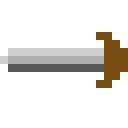
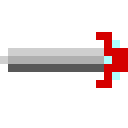
Before/after of a 128×128 layered artwork. What changed in the layer stack:
painted on "Background" over (96, 32, 128, 88)
